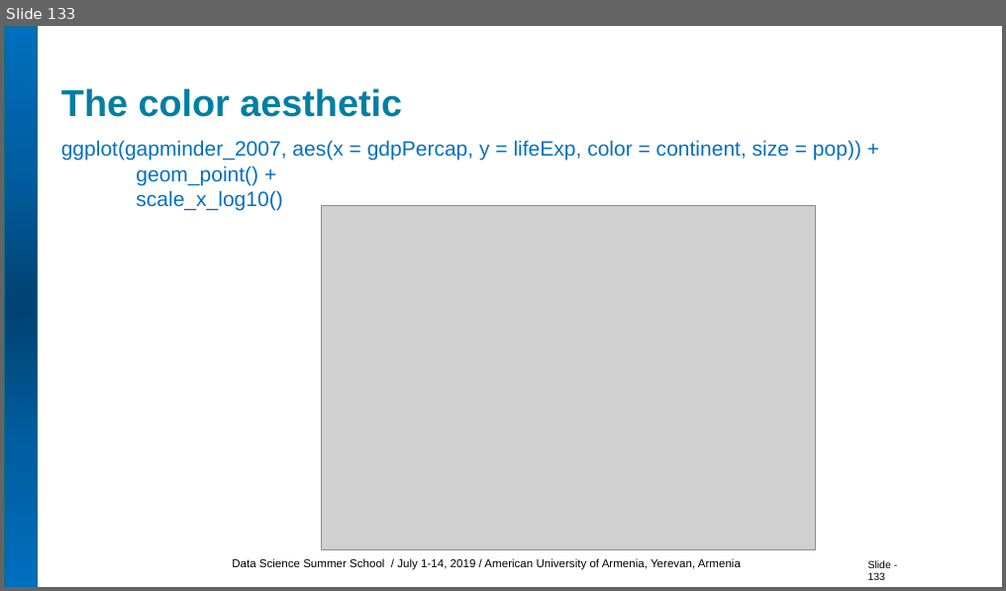
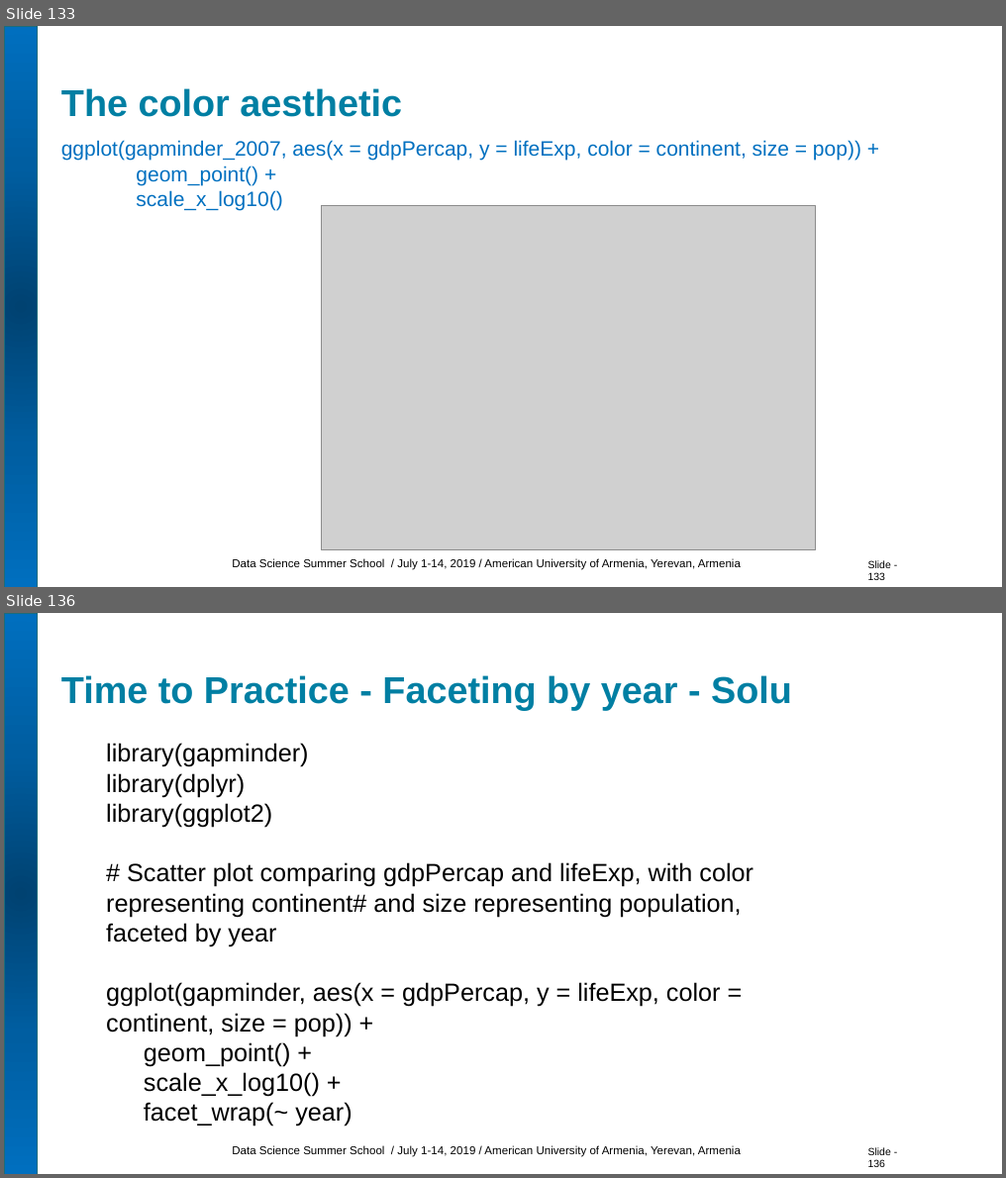
Before and after one commit to HermineGrigoryan/DS-Summer-School, a slide deck: R for Data Science/R for DS AUA.pptx. Shown one above the other, each under a label of ours: slide 133 before the commit, slides 133 and 136 after it; the slides between them are not shown. The pictures are 1006x591 and 1006x1178 pixels, drawn with LibreOffice and Linux fonts; fonts in the diff are those of the drawing; grey boxes stand for pictures. Boxes give left, top, right and bottom in pixels: in the first picture for what was removed or moved away, otherwise in the second. Text is boxed around its words. In the diff, an @@ line names an element or a change of style, - is before the commit and + after.

```diff
--- a/R for Data Science/R for DS AUA.pptx
+++ b/R for Data Science/R for DS AUA.pptx
@@ slide 136 added at (4,613,1002,1174), background #FFFFFF; not listed: 3 template elements that a slide beside it also shows @@
@@ title added at (61,675,792,711), 36 pt, text #007FA3, bold @@
+Time to Practice - Faceting by year - Solu
@@ text added at (106,743,753,1127), 24 pt, text #000000 @@
+library(gapminder)
+library(dplyr)
+library(ggplot2)
+# Scatter plot comparing gdpPercap and lifeExp, with color representing continent# and size representing population, faceted by year
+ggplot(gapminder, aes(x = gdpPercap, y = lifeExp, color = continent, size = pop)) +
+  geom_point() +
+  scale_x_log10() +
+  facet_wrap(~ year)
```
Also in this commit, not shown: 21 slides changed, 35 other slides added, 1 other file.
